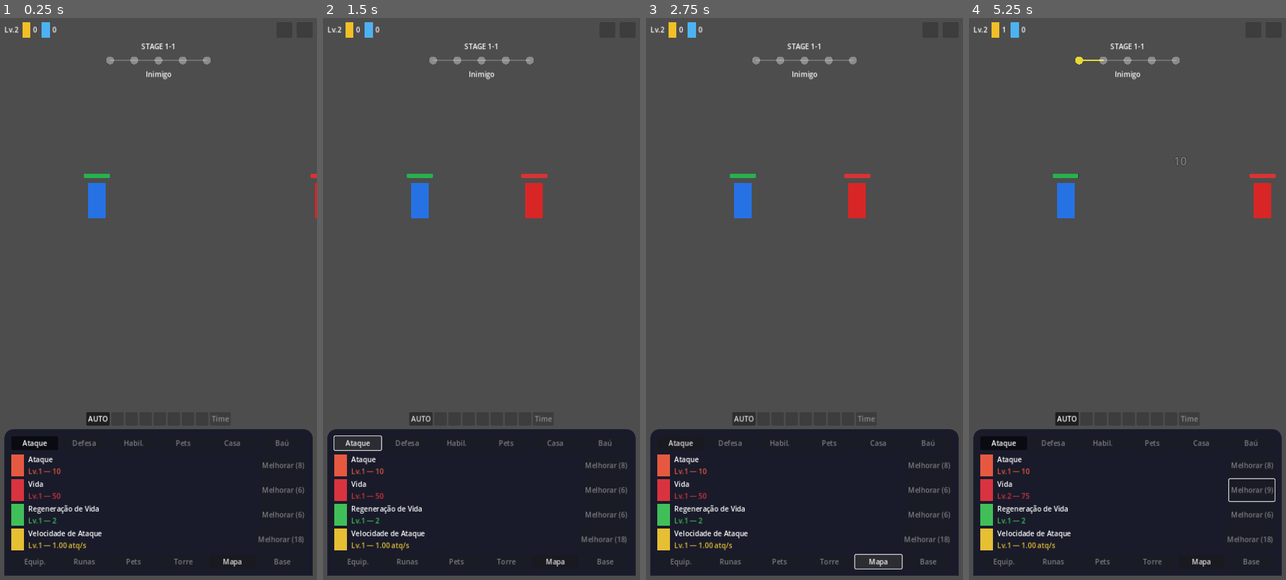
Above: before the commit, frames 1-4 (left to right).
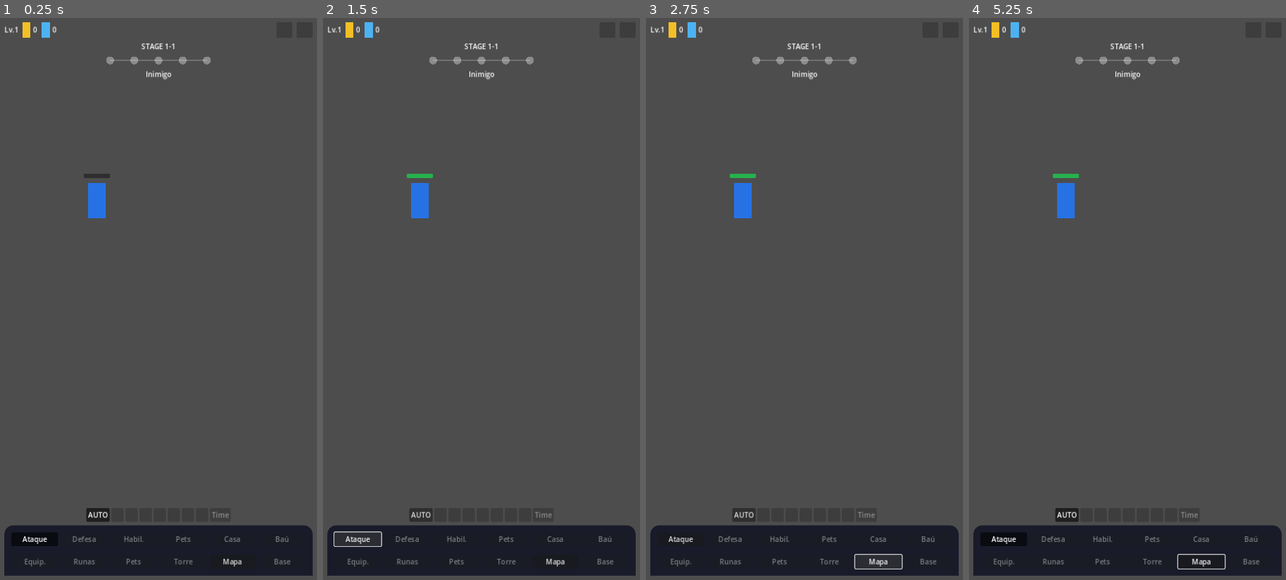
Above: after the commit, the same moments.

Repository: kaducfc/Projetos
Game: Godot game, scene res://scenes/Main.tscn
The game is run twice, just before and just after one commit, with the same random seed, the same clock (stepped at 60 frames per second) and the same inputs.
Inputs (mouse positions are in pixels of both pictures, inside the frame that each line leads up to):
- Up to frame 1 (0.25 s): no input
- Up to frame 2 (1.5 s): click "AUTO" at 0.5 s; click "Ataque" at 1.25 s
- Up to frame 3 (2.75 s): click "Mapa" at 2 s
- Up to frame 4 (5.25 s): click "AUTO" at 2.75 s; click "Ataque" at 3.5 s; click "Mapa" at 4.25 s; click (1251, 490) at 5 s, where only the run before the commit has a clickable "Melhorar (6)"

The runs differ from the first frame. In frame 1, 17% of the frame differs, in the area x 1-100%, y 1-95%; in frame 2, 18%; in frame 3, 18%; in frame 4, 18%, in the area x 1-99%, y 1-99%.
Error after the commit: Parse Error: Cannot infer the type of "center_y" variable because the value doesn't have a set type. (res://scripts/Main.gd:31)

Commit message:
Centraliza herói/inimigo automaticamente no espaço vazio da HUD
Em vez de uma posição Y fixa, o Main.gd agora pergunta pro HUD onde
termina o espaço vazio real (FlexSpacer) entre o topo e o painel de
baixo, e centraliza herói/EngagePoint/EnemySpawnPoint ali. Isso evita
descentralizar de novo toda vez que o conteúdo do painel mudar de
tamanho.

Diff:
--- a/idle-hero-godot/scripts/HUD.gd
+++ b/idle-hero-godot/scripts/HUD.gd
@@ -22,6 +22,7 @@
 @onready var toast_label: Label = $MarginContainer/VBoxContainer/ToastLabel
 @onready var auto_button: Button = $MarginContainer/VBoxContainer/AbilityBar/AutoButton
 @onready var stats_panel: VBoxContainer = $MarginContainer/VBoxContainer/BottomSheet/BottomSheetContent/StatsPanel
+@onready var _battle_gap: Control = $MarginContainer/VBoxContainer/FlexSpacer
 
 var _stat_rows: Dictionary = {}
 var _toast_tween: Tween = null
@@ -49,6 +50,10 @@
 
 func update_stage_path(defeated_count: int, is_boss_stage: bool) -> void:
 	stage_path.update_progress(defeated_count, is_boss_stage)
+
+
+func get_battle_center_y() -> float:
+	return _battle_gap.global_position.y + _battle_gap.size.y / 2.0
 
 
 func show_toast(text: String) -> void:
--- a/idle-hero-godot/scripts/Main.gd
+++ b/idle-hero-godot/scripts/Main.gd
@@ -22,7 +22,16 @@
 	hero.damaged.connect(func(amount): _spawn_floating_number(hero.global_position, amount, Color(1.0, 0.4, 0.4)))
 	hud.setup()
 	hud.auto_toggled.connect(_on_auto_toggled)
+	await get_tree().process_frame
+	_center_battle_line()
 	_start_stage()
+
+
+func _center_battle_line() -> void:
+	var center_y := hud.get_battle_center_y()
+	hero.position.y = center_y
+	engage_point.position.y = center_y
+	enemy_spawn.position.y = center_y
 
 
 func _start_stage() -> void:
